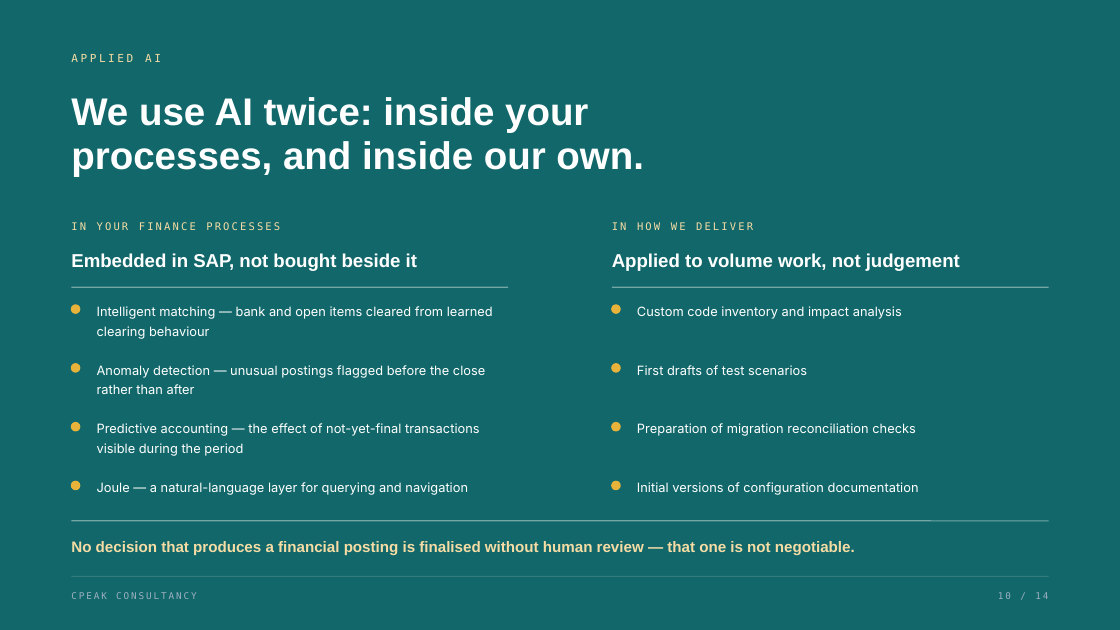
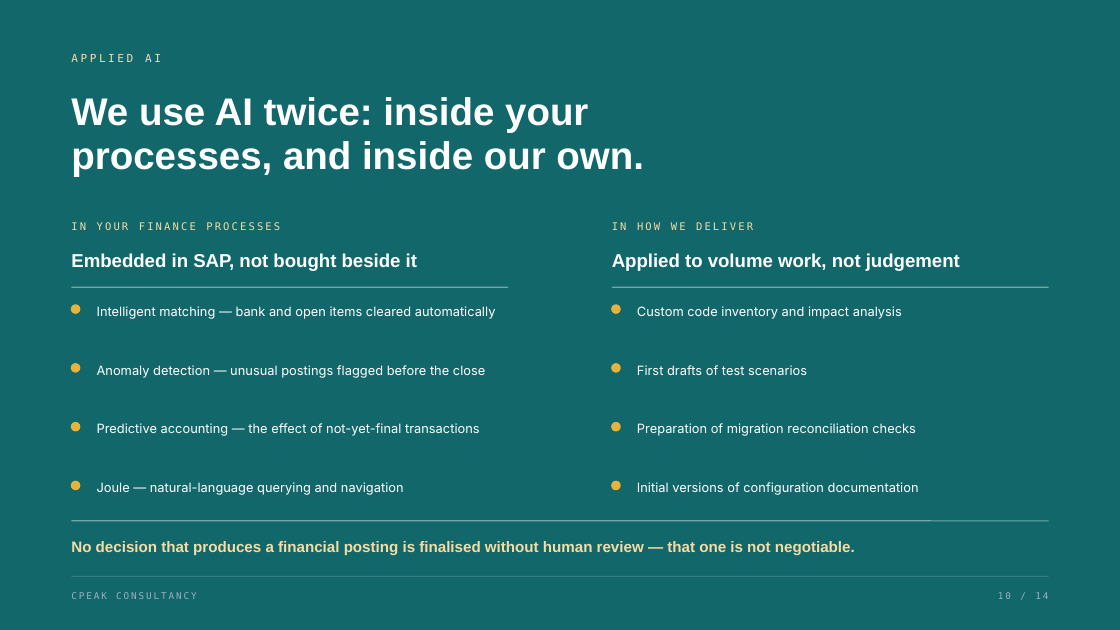
Before and after one commit to narinygt/Default, a slide deck: slide 10 of presentation/CPeak-Consultancy-Corporate-Presentation.pptx. Drawn at 1120x630 pixels with LibreOffice and Linux fonts; fonts in the diff are those of the drawing; background and template pictures are left out. Boxes give left, top, right and bottom in pixels: in the first picture for what was removed or moved away, otherwise in the second. Text is boxed around its words. In the diff, an @@ line names an element or a change of style, - is before the commit and + after.

```diff
--- a/presentation/CPeak-Consultancy-Corporate-Presentation.pptx
+++ b/presentation/CPeak-Consultancy-Corporate-Presentation.pptx
@@ text at (97, 306, 496, 319): text changed @@
-Intelligent matching — bank and open items cleared from learned clearing behaviour
+Intelligent matching — bank and open items cleared automatically
@@ text at (97, 365, 485, 378): text changed @@
-Anomaly detection — unusual postings flagged before the close rather than after
+Anomaly detection — unusual postings flagged before the close
@@ text at (97, 423, 480, 436): text changed @@
-Predictive accounting — the effect of not-yet-final transactions visible during the period
+Predictive accounting — the effect of not-yet-final transactions
@@ text at (97, 482, 404, 495): text changed @@
-Joule — a natural-language layer for querying and navigation
+Joule — natural-language querying and navigation
```
Also in this commit, not shown: 12 other slides changed, 1 other file.
